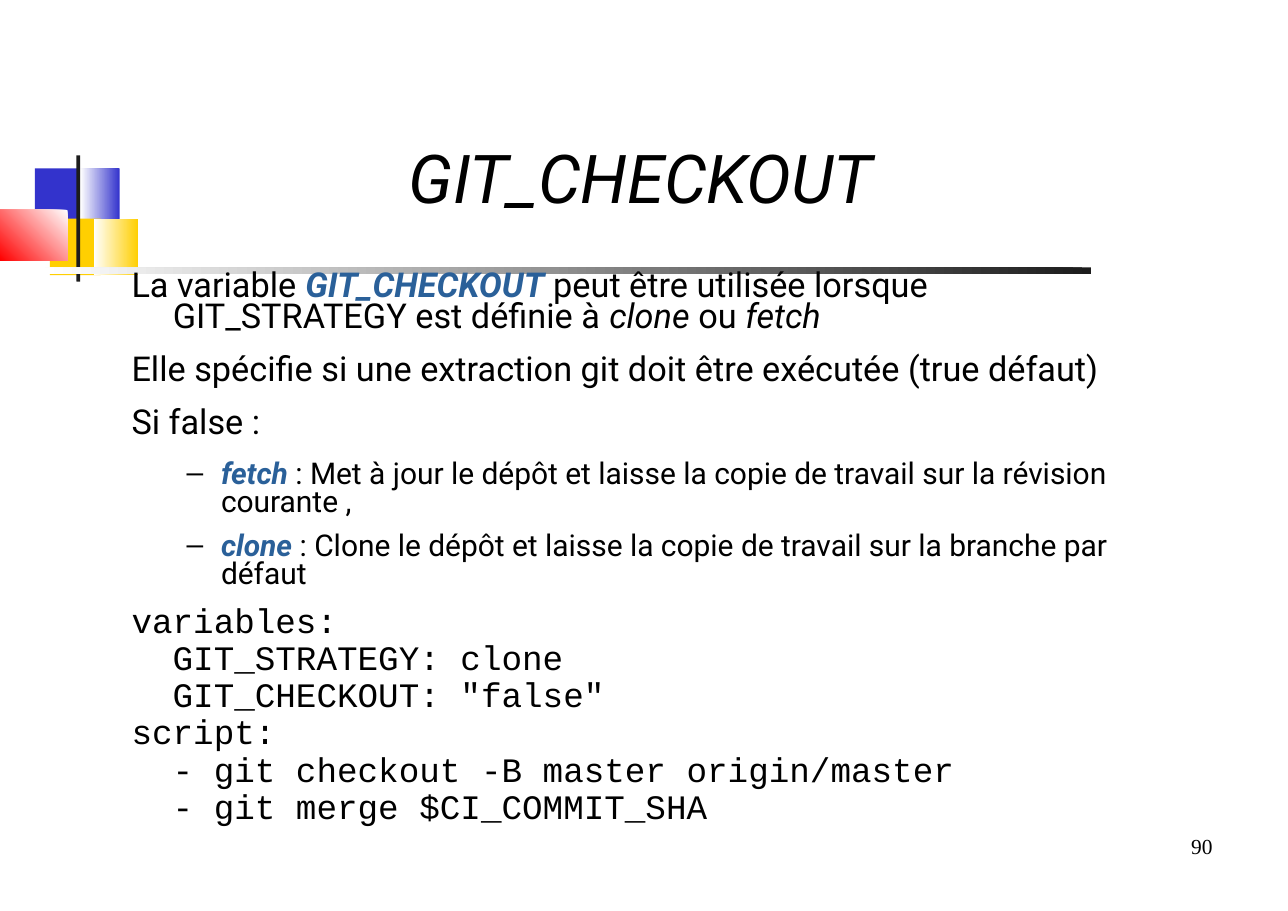
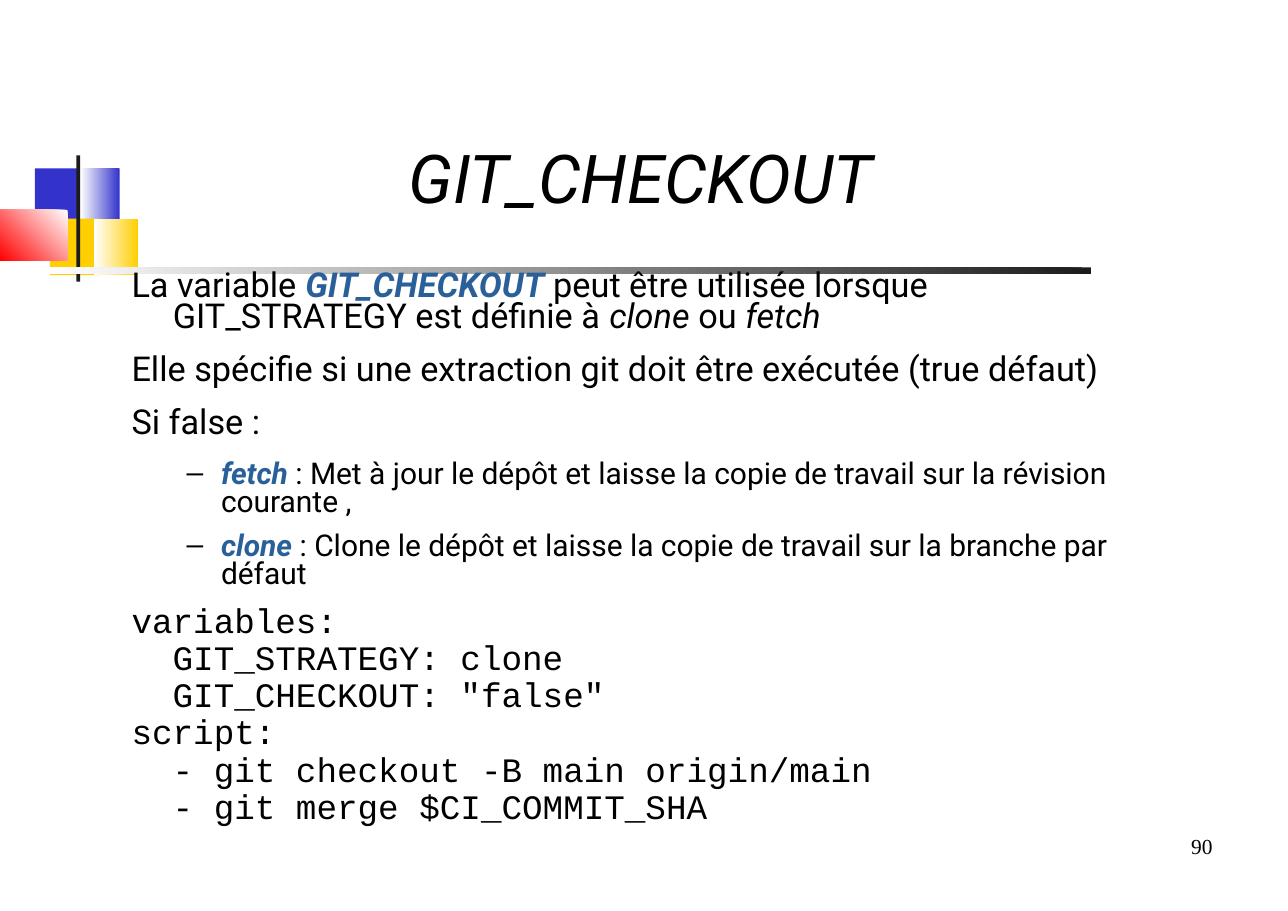
Before and after one commit to dthibau/gitlab, a slide deck: slide 90 of Gitlab.odp. Drawn at 1288x911 pixels with LibreOffice and Linux fonts; fonts in the diff are those of the drawing. Boxes give left, top, right and bottom in pixels: in the first picture for what was removed or moved away, otherwise in the second. Text is boxed around its words. In the diff, an @@ line names an element or a change of style, - is before the commit and + after.

```diff
--- a/Gitlab.odp
+++ b/Gitlab.odp
@@ text at (214, 757, 871, 789): text changed @@
-- git checkout -B master origin/master
+- git checkout -B main origin/main
```
Also in this commit, not shown: 22 other slides changed, 2 slides added, 65 slides removed, 1 other file.
